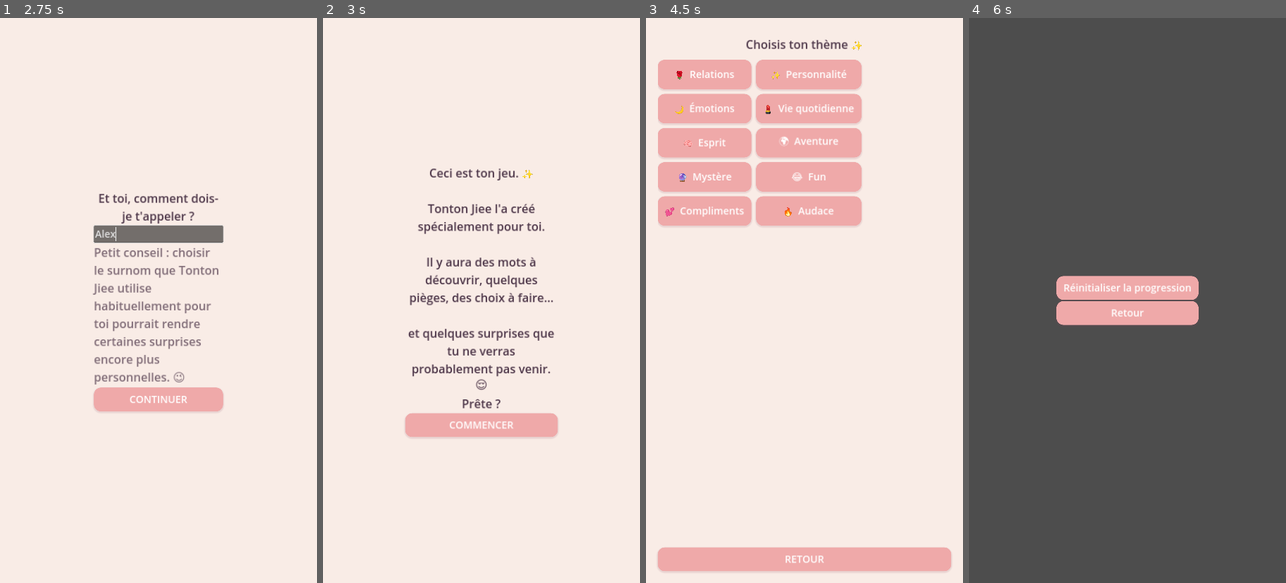
Above: before the commit, frames 1-4 (left to right).
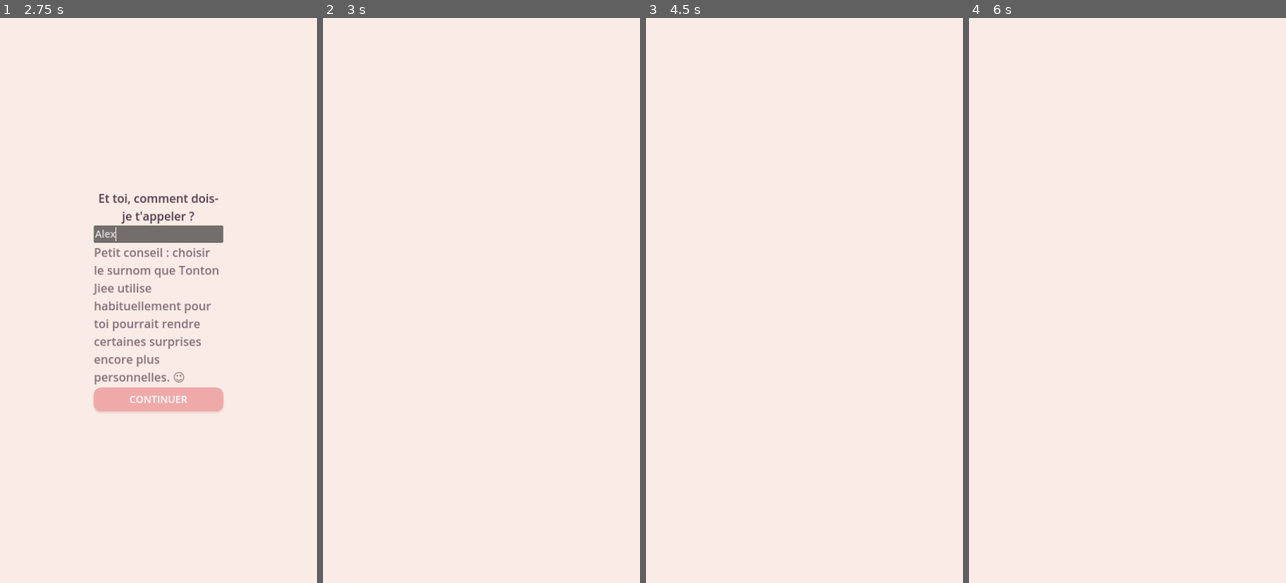
Above: after the commit, the same moments.

Repository: miaex/My-Game
Game: Godot game, scene res://scenes/onboarding/Onboarding.tscn
Two runs of this game, one before a commit and one after it. Both use one fixed random seed, a clock stepped at 60 frames per second and the inputs below.
Inputs (mouse positions are in pixels of both pictures, inside the frame that each line leads up to):
- Up to frame 1 (2.75 s): click "🇫🇷 Français" at 0.5 s; click "Femme" at 1.25 s; click (158, 232) at 2.02 s; type "Alex" at 2.1 s
- Up to frame 2 (3 s): click "CONTINUER" at 2.75 s
- Up to frame 3 (4.5 s): click "COMMENCER" at 3.5 s; click "✨ CONTINUER" at 4.25 s
- Up to frame 4 (6 s): click "RETOUR" at 5 s; click "⚙️ PARAMÈTRES" at 5.75 s

Frame 1 is identical in both runs. In frame 2, 4.9% of the frame differs, in the area x 25-75%, y 26-75%; in frame 3, 20%; in frame 4, 100%, in the area x 0-100%, y 0-100%.

Commit message:
Fix orientation, splash color, category grid layout, add fade transitions

Diff:
--- a/project.godot
+++ b/project.godot
@@ -10,6 +10,8 @@
 run/main_scene="res://scenes/onboarding/Onboarding.tscn"
 config/features=PackedStringArray("4.2", "Mobile")
 config/icon="res://assets/images/icon.svg"
+boot_splash/bg_color=Color(0.976, 0.925, 0.902, 1)
+boot_splash/show_image=false
 
 [autoload]
 
--- a/scenes/level/Level.gd
+++ b/scenes/level/Level.gd
@@ -110,6 +110,7 @@
 	category_panel.visible = true
 	anagram_panel.visible = false
 	_populate_categories()
+	_animate_panel_appear(category_panel)
 
 
 func _populate_categories() -> void:
@@ -122,7 +123,9 @@
 		var btn := Button.new()
 		var label: String = cat.get("label_fr", "") if lang == "fr" else cat.get("label_en", "")
 		btn.text = "%s  %s" % [cat.get("emoji", ""), label]
-		btn.custom_minimum_size = Vector2(0, 100)
+		btn.custom_minimum_size = Vector2(0, 90)
+		btn.clip_text = false
+		btn.add_theme_font_size_override("font_size", 28)
 		btn.pressed.connect(_on_category_selected.bind(cat.get("id", "")))
 		category_grid.add_child(btn)
 
@@ -138,6 +141,21 @@
 func _show_anagram_panel() -> void:
 	category_panel.visible = false
 	anagram_panel.visible = true
+	_animate_panel_appear(anagram_panel)
+
+
+func _animate_panel_appear(panel: Control) -> void:
+	panel.modulate.a = 0.0
+	var tween := create_tween()
+	tween.tween_property(panel, "modulate:a", 1.0, 0.28)
+
+
+func _pulse_feedback() -> void:
+	feedback_label.scale = Vector2(0.85, 0.85)
+	var tween := create_tween()
+	tween.set_trans(Tween.TRANS_BACK)
+	tween.set_ease(Tween.EASE_OUT)
+	tween.tween_property(feedback_label, "scale", Vector2(1.0, 1.0), 0.35)
 
 
 # ---------------------------------------------------------------------------
@@ -272,6 +290,7 @@
 
 func _on_success() -> void:
 	feedback_label.text = Loc.t("level_success_message")
+	_pulse_feedback()
 	GameData.statistics.successes = int(GameData.statistics.get("successes", 0)) + 1
 	GameData.progress.current_level = int(GameData.progress.get("current_level", 1)) + 1
 	SaveManager.save_game()
@@ -282,6 +301,7 @@
 
 func _on_failure() -> void:
 	feedback_label.text = Loc.t("level_failure_message")
+	_pulse_feedback()
 	GameData.statistics.failures = int(GameData.statistics.get("failures", 0)) + 1
 
 	for btn in tile_buttons:
--- a/scenes/level/Level.tscn
+++ b/scenes/level/Level.tscn
@@ -39,7 +39,7 @@
 
 [node name="CategoryGrid" type="GridContainer" parent="Margin/CategoryPanel/CategoryScroll"]
 unique_name_in_owner = true
-columns = 2
+columns = 1
 theme_override_constants/h_separation = 16
 theme_override_constants/v_separation = 16
 
--- a/scripts/autoload/SceneRouter.gd
+++ b/scripts/autoload/SceneRouter.gd
@@ -1,7 +1,7 @@
 extends Node
 ## SceneRouter
-## Petit utilitaire pour centraliser les chemins de scènes et éviter
-## les chaînes de caractères éparpillées dans tout le projet.
+## Centralise les chemins de scènes et gère un fondu enchaîné (fade)
+## entre chaque changement d'écran, pour éviter les transitions brutales.
 
 const SCENES := {
 	"onboarding": "res://scenes/onboarding/Onboarding.tscn",
@@ -11,9 +11,44 @@
 	"settings": "res://scenes/settings/Settings.tscn",
 }
 
+var _fade_layer: CanvasLayer
+var _fade_rect: ColorRect
+
+
+func _ready() -> void:
+	_fade_layer = CanvasLayer.new()
+	_fade_layer.layer = 100
+	add_child(_fade_layer)
+
+	_fade_rect = ColorRect.new()
+	_fade_rect.color = Color(0.976, 0.925, 0.902, 1)
+	_fade_rect.anchor_right = 1.0
+	_fade_rect.anchor_bottom = 1.0
+	_fade_rect.mouse_filter = Control.MOUSE_FILTER_IGNORE
+	_fade_rect.modulate.a = 0.0
+	_fade_layer.add_child(_fade_rect)
+
 
 func go_to(scene_key: String) -> void:
 	if not SCENES.has(scene_key):
 		push_error("SceneRouter: scène inconnue '%s'" % scene_key)
 		return
-	get_tree().change_scene_to_file(SCENES[scene_key])
+	_fade_and_switch(SCENES[scene_key])
+
+
+func _fade_and_switch(scene_path: String) -> void:
+	_fade_rect.mouse_filter = Control.MOUSE_FILTER_STOP
+
+	var tween_out := create_tween()
+	tween_out.tween_property(_fade_rect, "modulate:a", 1.0, 0.16)
+	await tween_out.finished
+
+	get_tree().change_scene_to_file(scene_path)
+	await get_tree().process_frame
+	await get_tree().process_frame
+
+	var tween_in := create_tween()
+	tween_in.tween_property(_fade_rect, "modulate:a", 0.0, 0.22)
+	await tween_in.finished
+
+	_fade_rect.mouse_filter = Control.MOUSE_FILTER_IGNORE
Not shown, changed: export_presets.cfg
